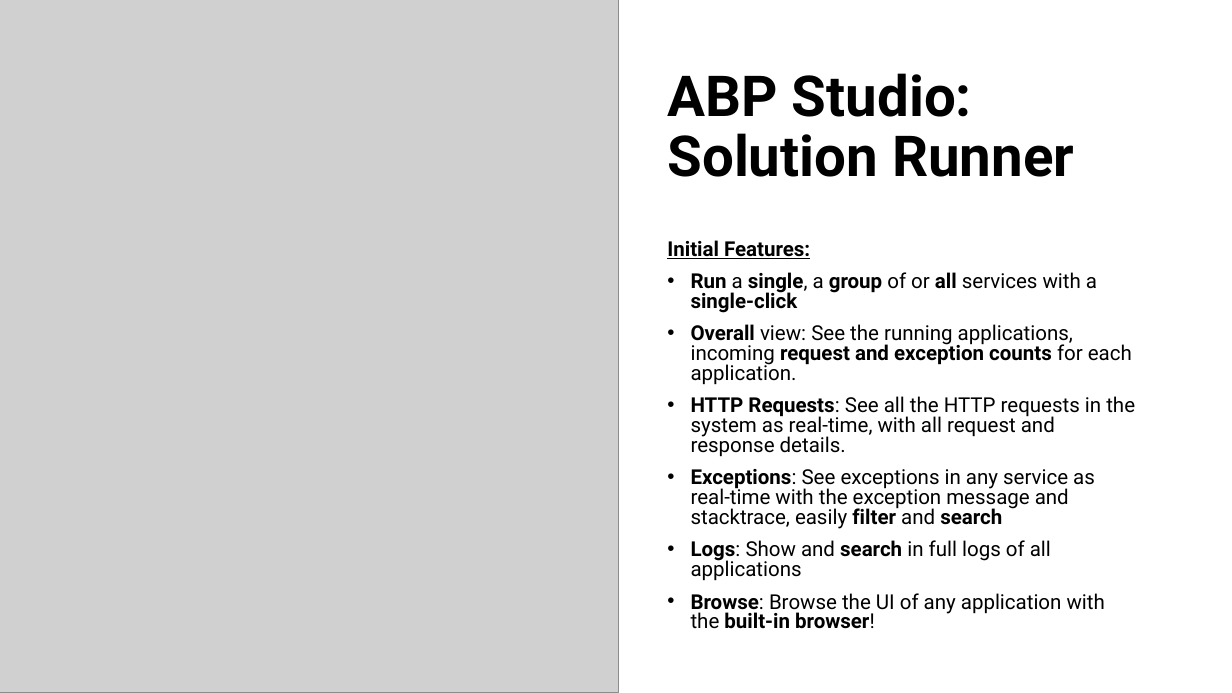
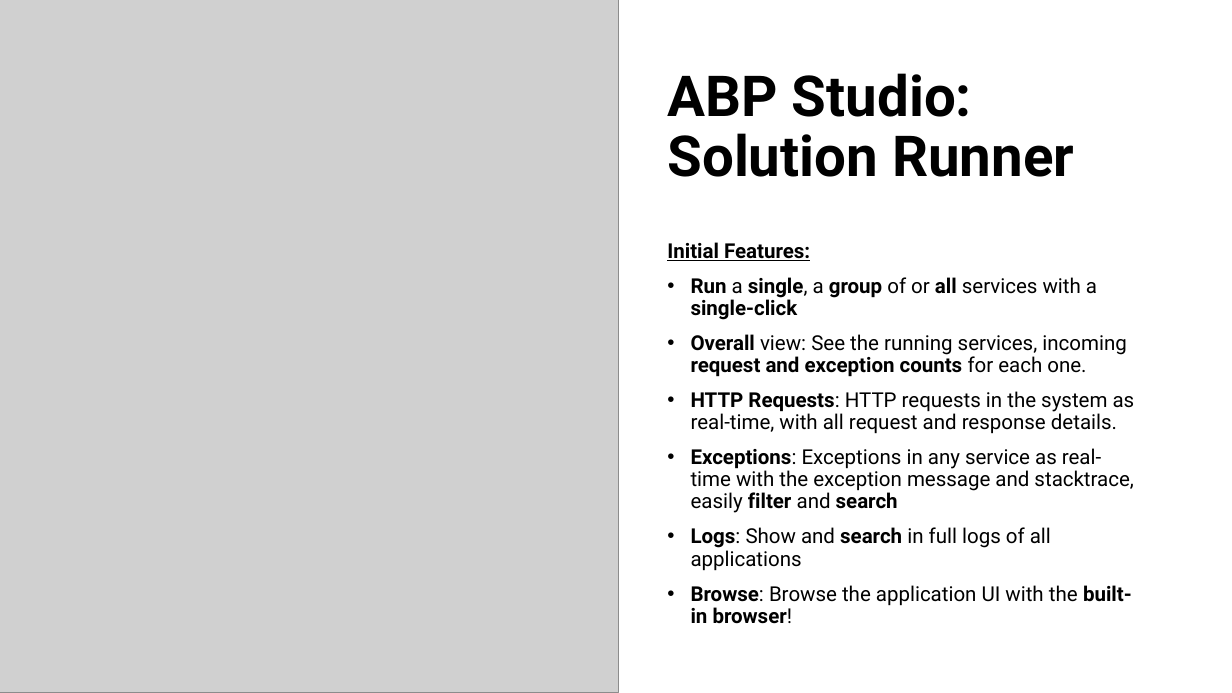
Before and after one commit to hikalkan/presentations, a slide deck: slide 19 of 2023-05-10 ABP Conf 2023 Developing with Kubernetes/Developing with Kubernetes.pptx. Drawn at 1232x693 pixels with LibreOffice and Linux fonts; fonts in the diff are those of the drawing; grey boxes stand for pictures. Boxes give left, top, right and bottom in pixels: in the first picture for what was removed or moved away, otherwise in the second. Text is boxed around its words. In the diff, an @@ line names an element or a change of style, - is before the commit and + after.

```diff
--- a/2023-05-10 ABP Conf 2023 Developing with Kubernetes/Developing with Kubernetes.pptx
+++ b/2023-05-10 ABP Conf 2023 Developing with Kubernetes/Developing with Kubernetes.pptx
@@ text at (667,242,1097,571): line spacing 0.8 to 0.9 @@
@@ text at (691,334,1135,513): text changed @@
-• Overall view: See the running applications, incoming request and exception counts for each application.
-• HTTP Requests: See all the HTTP requests in the system as real-time, with all request and response details.
-• Exceptions: See exceptions in any service as real-time with the exception message and stacktrace, easily filter and search
+• Overall view: See the running services, incoming request and exception counts for each one.
+• HTTP Requests: HTTP requests in the system as real-time, with all request and response details.
+• Exceptions: Exceptions in any service as real-time with the exception message and stacktrace, easily filter and search
@@ text at (691,585,1132,624): text changed @@
-• Browse: Browse the UI of any application with the built-in browser!
+• Browse: Browse the application UI with the built-in browser!
```
